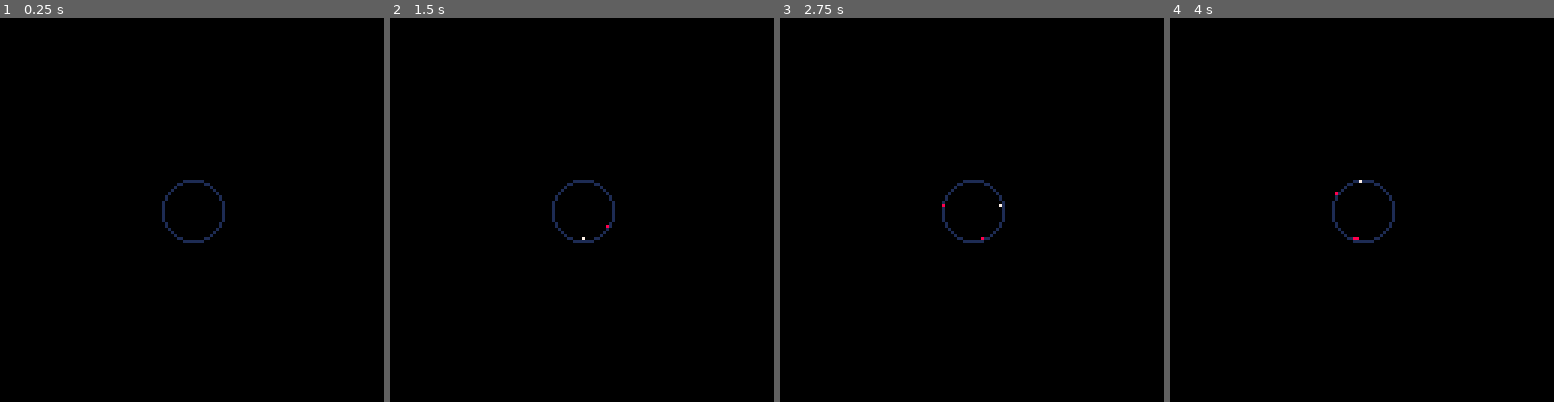
Above: before the commit, frames 1-4 (left to right).
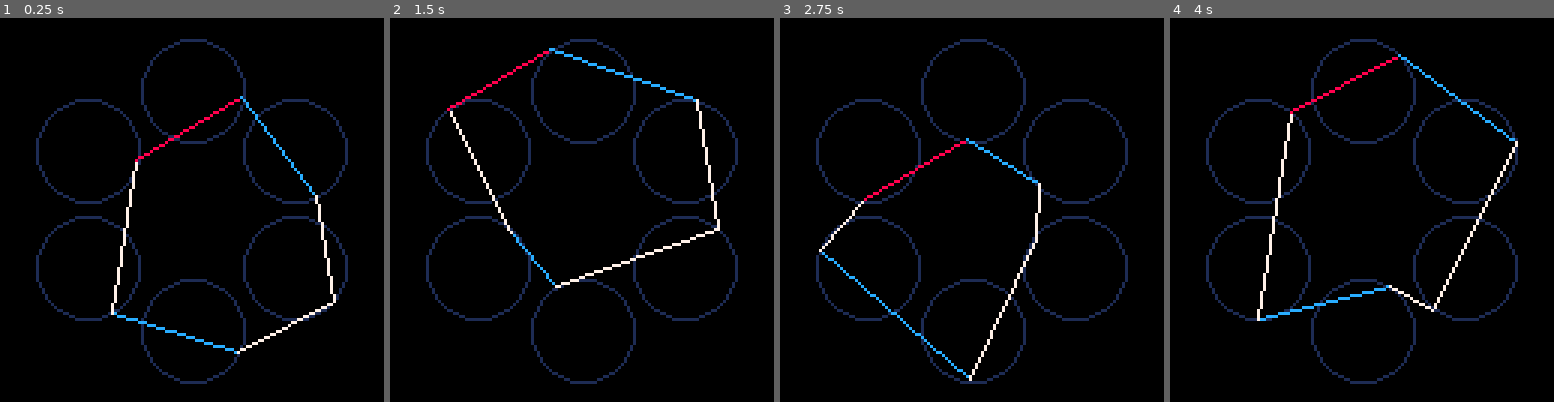
Above: after the commit, the same moments.

Repository: 6ilberM/dodopico
Game: PICO-8 cartridge ap/midpointer.p8
Same seed, same stepped clock (60 frames per second), same inputs: the game is played once before the commit and once after it.
Inputs:
- Up to frame 1 (0.25 s): no input
- Up to frame 2 (1.5 s): tap X (X key) at 0.33, 1.07 s; tap O (Z key) at 0.7 s
- Up to frame 3 (2.75 s): tap O (Z key) at 1.7, 2.1, 2.5 s; tap X (X key) at 1.85 s
- Up to frame 4 (4 s): tap O (Z key) at 2.9, 3.3, 3.7 s; tap X (X key) at 2.97 s

The runs differ from the first frame. In frame 1, 5.1% of the frame differs, in the area x 9-91%, y 5-96%; in frame 2, 5.2%; in frame 3, 4.9%; in frame 4, 5.3%.

Commit message:
improved and actually working

Diff:
--- a/ap/midpointer.p8
+++ b/ap/midpointer.p8
@@ -2,65 +2,133 @@
 version 18
 __lua__
 -- neo midpointer 🐱
-function _ma(x,y)
-	local a= {}
-	a.x=x a.y=y
-	a.dx=0 a.dy=0
-	a.col=rnd(2)+7 a.frame=0
-	a.deg=0 a.rate= min(rnd(1),.1)
-	add(points,a)
-	return a
+
+const = {}
+	const.pi = 3.141592653589793238
+	const.twopi =const.pi*2
+	const.radius=17
+	const.hexsize=40
+
+function _init()
+	frame = 0 points={} circles={}
+	-- polygon(30,6)
+	make_hexagon(64,64)
 end
 
-function _init()
-	frame = 0
-	points={}
+
+shoot =false  lock1=false
+function _update60()
+	foreach(circles,updatecirc)
+	foreach(points,upos)
+	if btn(4) then	shoot =true
+	else shoot=false lock1=false end
+	if shoot and not lock1 then
+	--Do something here
+	lock1=true end
 end
 
-shoot =false
-lock1=false
-function _update()
-	foreach(points,upos)
-	if btn(❎) then	shoot =true
-	else shoot=false lock1=false
-	end
-	if shoot and not lock1 then
-	makepixel() lock1=true
-end
+function _draw() cls()
+ foreach(circles,circprint)
+ foreach(points,ptprint)
+ printoutline()
+-- print("CPU:"..stat(2))
 end
 
-function makepixel()
-	local pt = _ma(64,64)
-	pt.dx= rnd(2)-1
-	pt.dy= rnd(2)-1
+-->8
+-- GFX
+function circprint(c)
+ circ(c.x,c.y,c.rad,1)
 end
 
-function _draw()
- cls()
- circ(64,64,10,1)
-	foreach(points,ptprint)
-end
--->8
--- GFX
 function ptprint(p)
 	pset(p.x,p.y,p.col)
+end
+
+function printoutline()
+local cols={7,8,12}
+-- local cols={7}
+	for i= 1,count(points) do
+	if i>1 then
+	 local p,c
+	 p=points[i-1] c=points[i]
+	 line(p.x,p.y,c.x,c.y,cols[(i%#cols)+1])
+	 end
+	 if #points>2 then
+	 line(points[#points].x,points[#points].y,points[1].x,points[1].y,cols[1+(i%#cols)])
+	end
+	end
 end
 
 -->8
 -- iterstuff
 function upos(a)
-a.frame+=a.rate
-rotate(64,64,10,a)
+a.frame+=1*a.rate
+-- rotate(64,64,20,a)
+end
+
+function updatecirc(c)
+rotate(c.x,c.y,c.rad,c.point)
 end
 
 function rotate(x, y, radius, pt)
-  pt.deg -= pt.deg+1*((pt.frame)/5)
+  pt.deg -= pt.deg+1*((pt.frame)/10)
+--   pt.deg -= 1
   --We update star's position by incrementing the degrees and using our formula
   -- x + (radius * cosine(degrees)) = a point on the edge of the circle in the x-axis
   -- y + (radius * sine(degrees)) = a point of the edge of the circle in the y-axis
-  pt.x = x + (radius * cos(pt.deg ))
-  pt.y = y + (radius * sin(pt.deg ))
+  pt.x = x + (radius * cos(pt.deg))
+  pt.y = y + (radius * sin(pt.deg))
 end
+
+function polygon(radius,npoints)
+angle = (const.twopi)/npoints
+local i=0
+local deltatime=0
+while i<(const.twopi) do
+	local v={}
+	v.x=64+cos(i)*radius
+	v.y=64+sin(i)*radius
+	i+= angle
+	local c=makecirc(v.x,v.y,const.radius)
+	c.point.frame=deltatime
+	deltatime+=.25
+	end
+end
+
+function ccircle(obj)
+	local c=makecirc(obj.x,obj.y,const.radius)
+	c.point.frame=rnd(2)-1
+end
+
+-->8
+--makers 😐
+
+function makept(x,y)
+	local a= {}
+	a.x=x a.y=y
+	a.col=rnd(2)+7 a.frame= 0
+	a.deg=0 a.rate=rnd(1)/10
+	add(points,a)
+	return a
+end
+
+function make_hexagon(x,y)
+     obj={}
+     for i=0,5 do
+         add(obj,{x=x+sin(i/6)*const.hexsize,y=y+cos(i/6)*const.hexsize})
+     end
+	 foreach(obj,ccircle)
+end
+
+function makecirc(x,y,rad)
+	local c= {} c.x=x c.y=y
+	c.rad=rad
+	c.point= makept(x,y)
+	add(circles,c)
+	return c
+end
+
+-- ToDo: MidPointer to pointer to draw new lines
 
 __gfx__
 00000000000000000000000000000000000000000000000000000000000000000000000000000000000000000000000000000000000000000000000000000000
